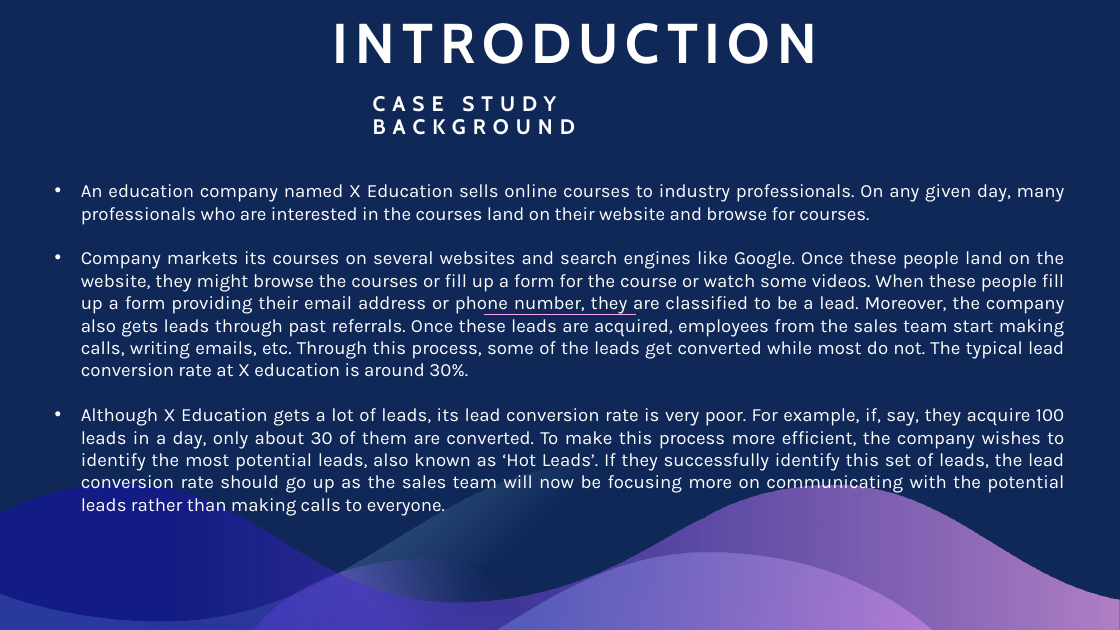
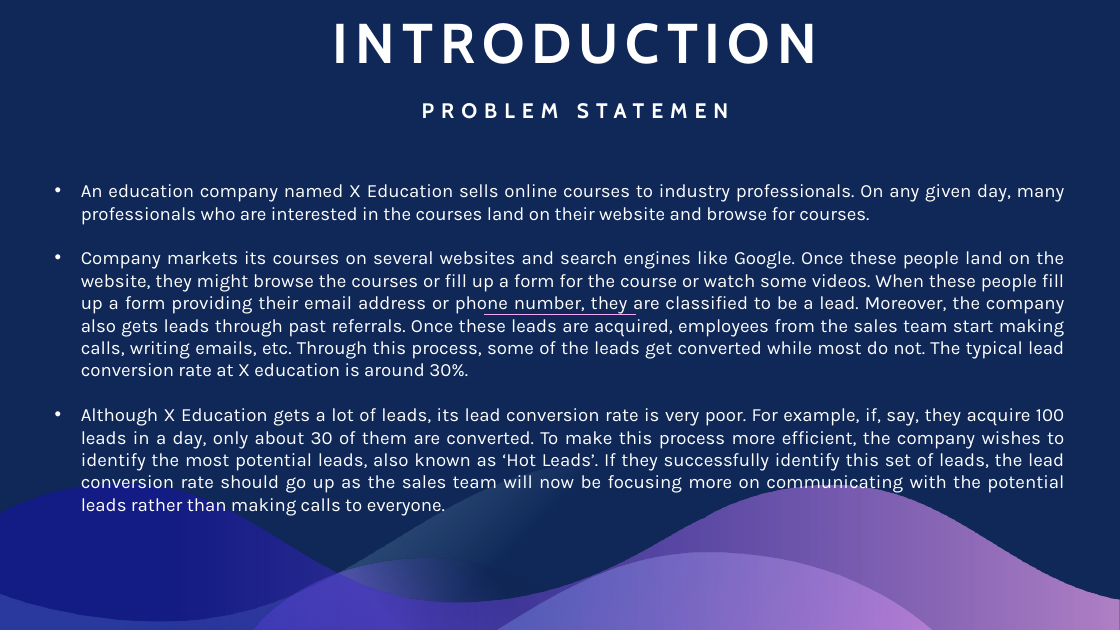
Before and after one commit to vigneshk01/Lead-Scoring-Case-Study, a slide deck: slide 4 of Lead Scoring Case Study.pptx. Drawn at 1120x630 pixels with LibreOffice and Linux fonts; fonts in the diff are those of the drawing. Boxes give left, top, right and bottom in pixels: in the first picture for what was removed or moved away, otherwise in the second. Text is boxed around its words. In the diff, an @@ line names an element or a change of style, - is before the commit and + after.

```diff
--- a/Lead Scoring Case Study.pptx
+++ b/Lead Scoring Case Study.pptx
@@ text at [422,103,728,119]: text changed @@
-CASE STUDY BACKGROUND
+PROBLEM STATEMEN
```
Also in this commit, not shown: 5 other slides changed, 4 slides added, 11 slides removed.
